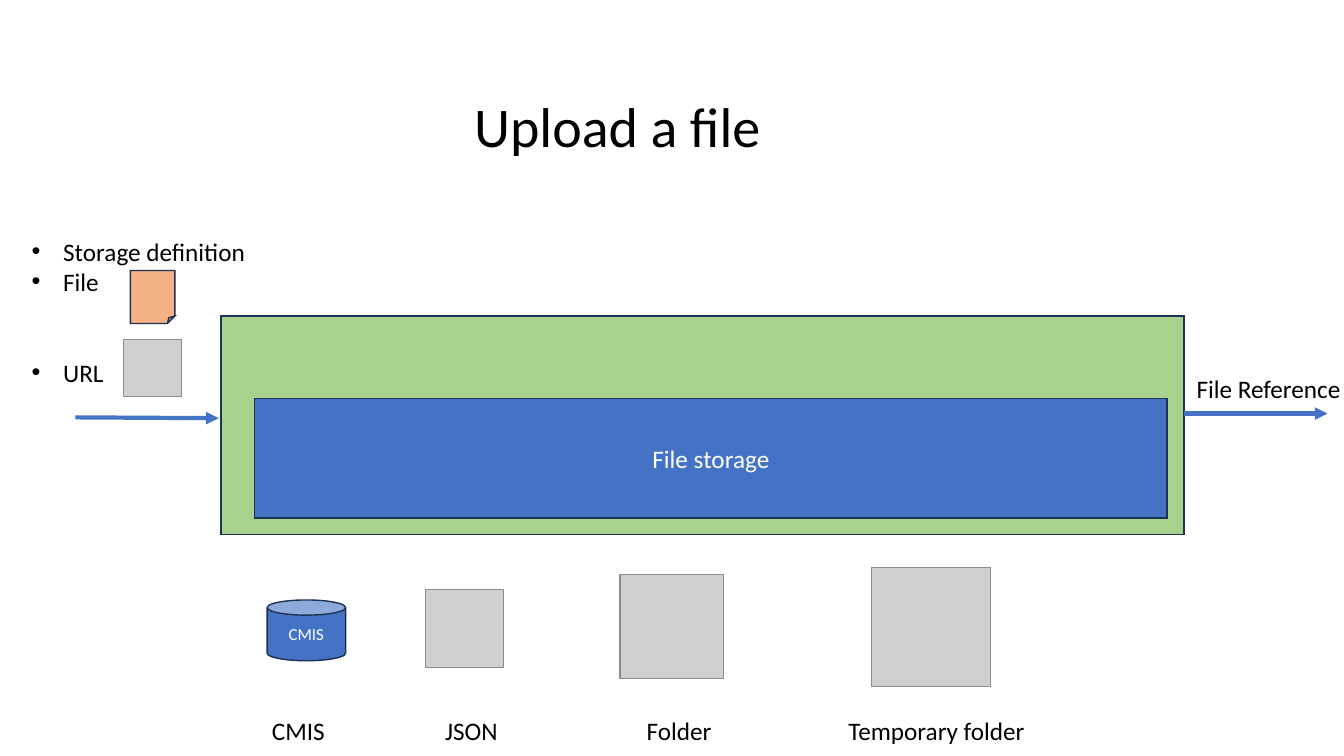
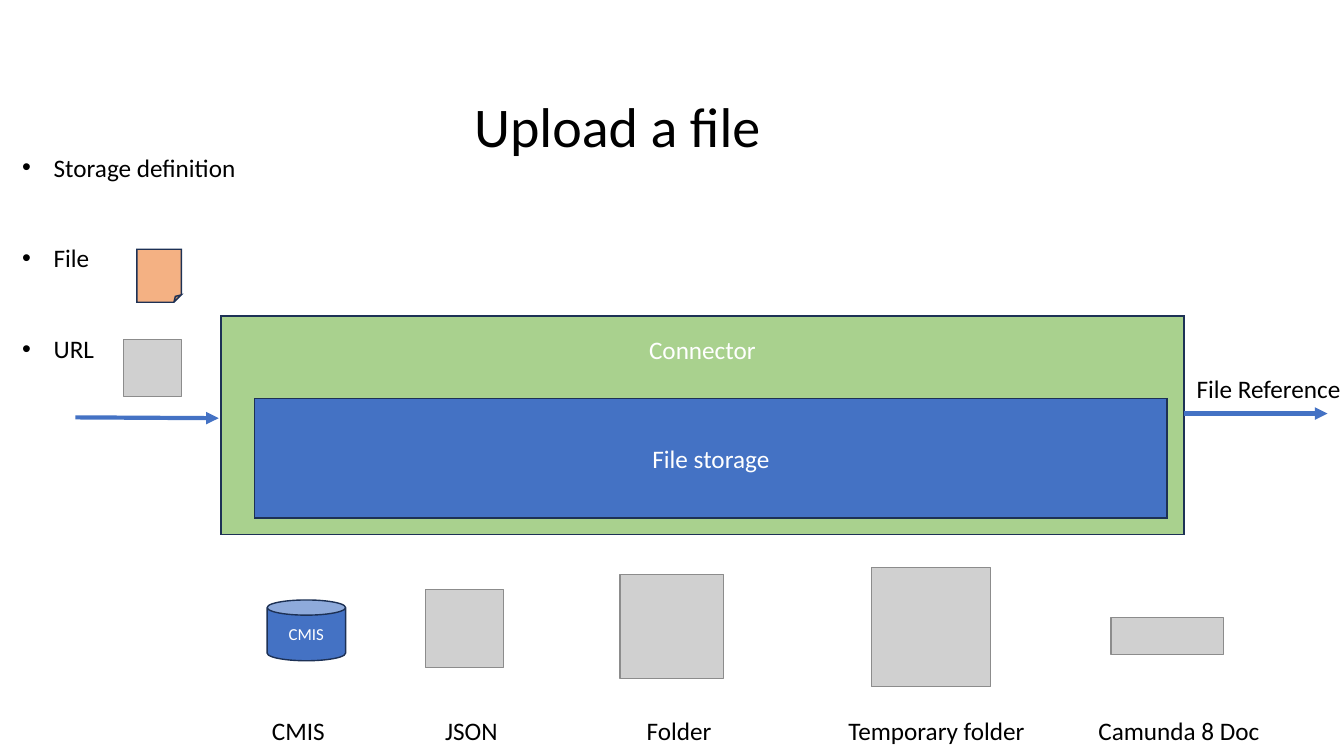
Before and after one commit to camunda-community-hub/camunda-8-connector-filestorage, a slide deck: slide 1 of doc/images.pptx. Drawn at 1344x756 pixels with LibreOffice and Linux fonts; fonts in the diff are those of the drawing; grey boxes stand for pictures. Boxes give left, top, right and bottom in pixels: in the first picture for what was removed or moved away, otherwise in the second. Text is boxed around its words. In the diff, an @@ line names an element or a change of style, - is before the commit and + after.

Commit message:
1.1.0 using FileStorage 2.1.1 (#36)
* 1.1.0 using FileStorage 2.1.1

* 1.1.0 using FileStorage 2.1.1

* #34 fix

* 1.1.0 using FileStorage 2.1.1

* 1.1.0 using FileStorage 2.1.1

* Migrate cache V3

* merge

```diff
--- a/doc/images.pptx
+++ b/doc/images.pptx
@@ text "Storage definition" rewrapped from (63, 243, 244, 382) to (54, 159, 235, 359) @@
@@ folded corner: place and size @@
-folded corner at (130, 270, 174, 324)
+folded corner at (137, 249, 181, 302)
@@ text in rectangle at (649, 343, 756, 518): text added @@
+Connector
+storage
@@ picture added at (1111, 617, 1223, 654) @@
@@ text at (272, 722, 1259, 744): text changed @@
-CMIS JSON Folder Temporary folder
+CMIS JSON Folder Temporary folder Camunda 8 Doc
```
Also in this commit, not shown: 2 other slides changed, 1 slide added, 27 other files.
